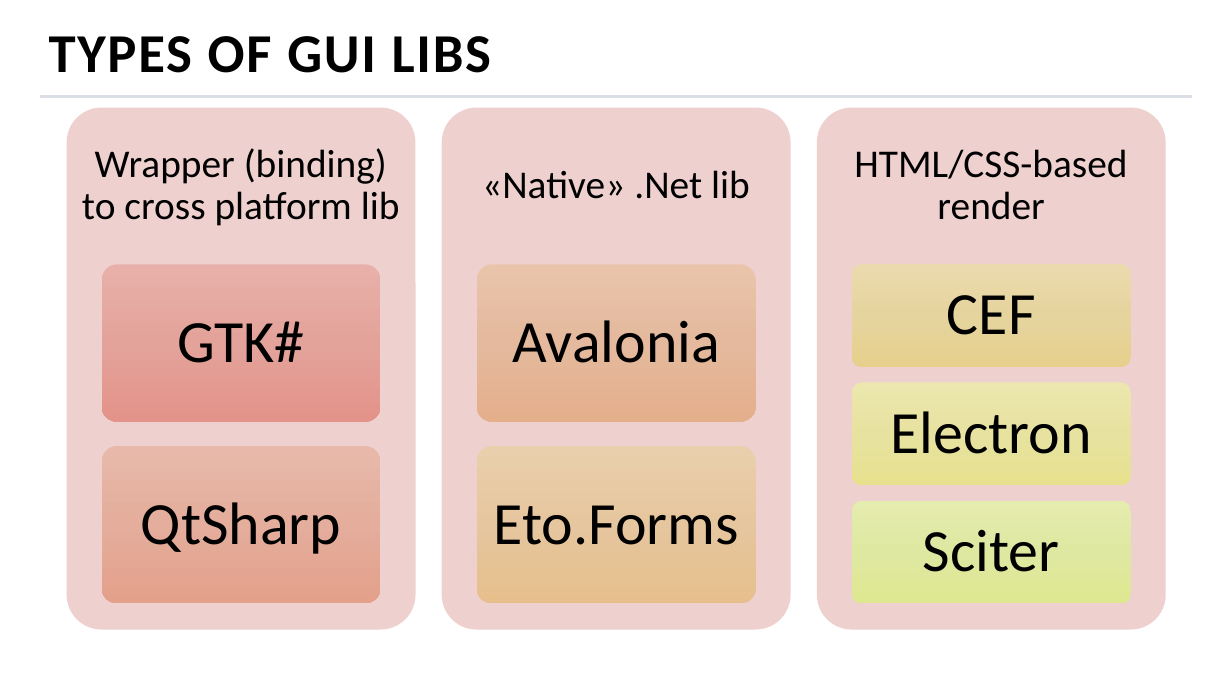
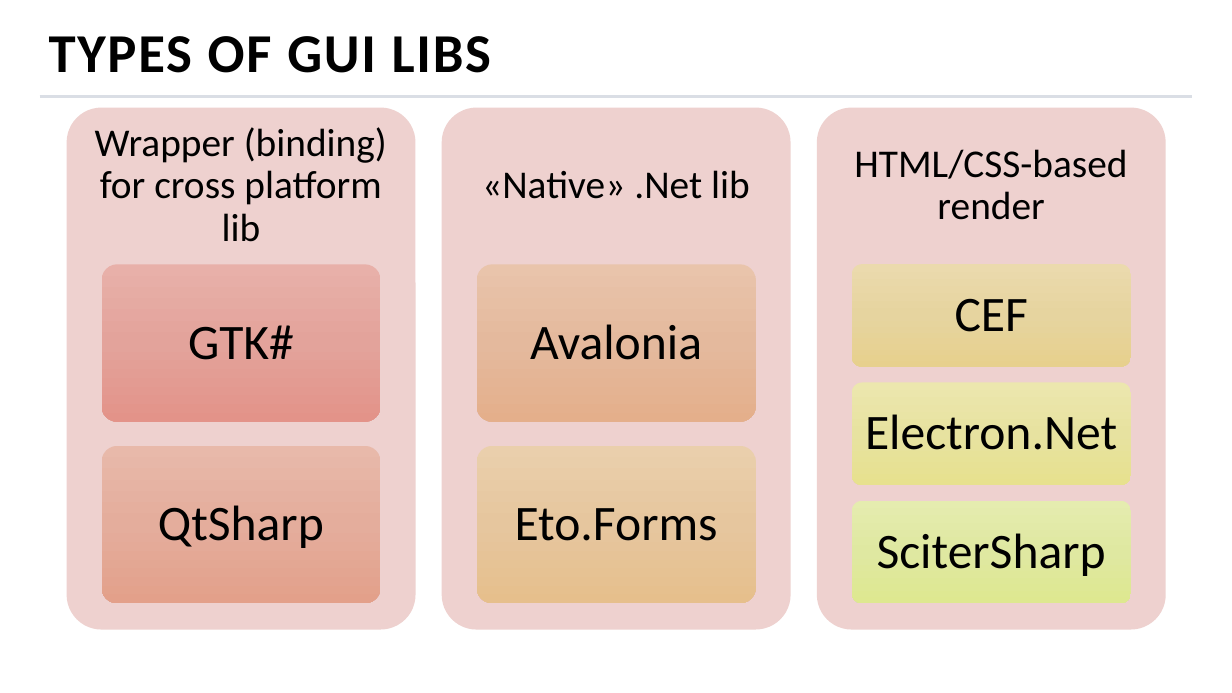
Before and after one commit to MihailRomanov/TechTalks_GUI_in_Net, a slide deck: slide 6 of presentation.pptx (slide 4 before the commit). Drawn at 1232x693 pixels with LibreOffice and Linux fonts; fonts in the diff are those of the drawing; background and template pictures are left out. Boxes give left, top, right and bottom in pixels: in the first picture for what was removed or moved away, otherwise in the second. Text is boxed around its words. In the diff, an @@ line names an element or a change of style, - is before the commit and + after.

Commit message:
Add some slides

```diff
--- a/presentation.pptx
+++ b/presentation.pptx
@@ text at box(95, 127, 387, 242): text changed @@
-Wrapper (binding) to cross platform lib
+Wrapper (binding) for cross platform lib
@@ size 35 to 29 pt; less space between paragraphs in 5 elements at box(188, 325, 294, 360), box(158, 505, 324, 548), box(530, 324, 702, 360), box(515, 508, 718, 541), box(955, 299, 1028, 332) @@
@@ text at box(865, 414, 1117, 450): text changed; size 35 to 29 pt @@
-Electron
+Electron.Net
@@ text at box(877, 533, 1106, 576): text changed; size 35 to 29 pt @@
-Sciter
+SciterSharp
```
Also in this commit, not shown: 6 other slides changed, 6 slides added, 2 slides removed.
